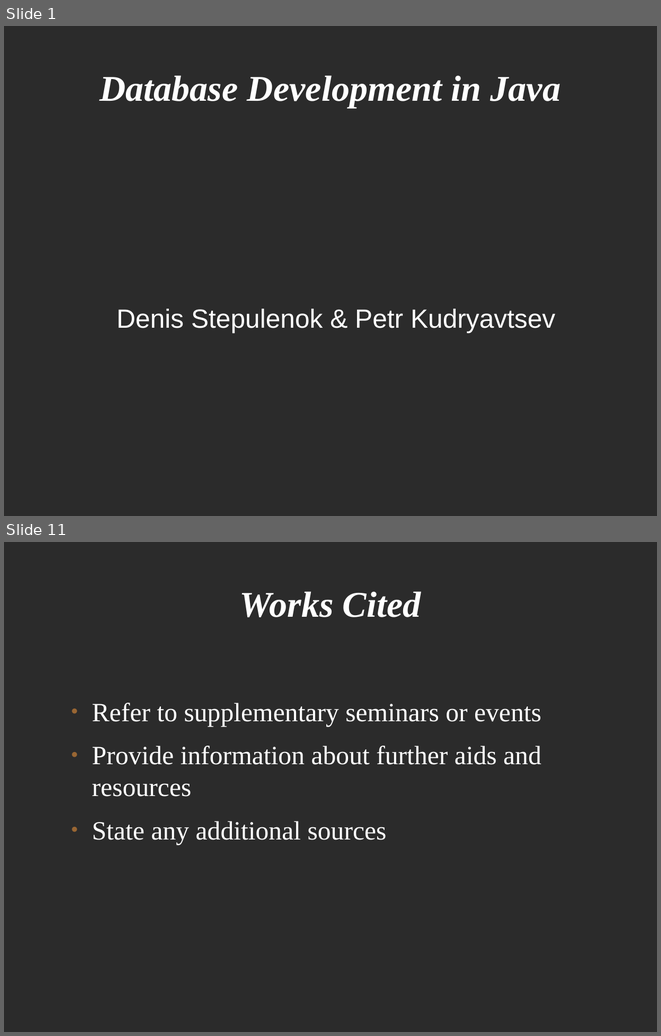
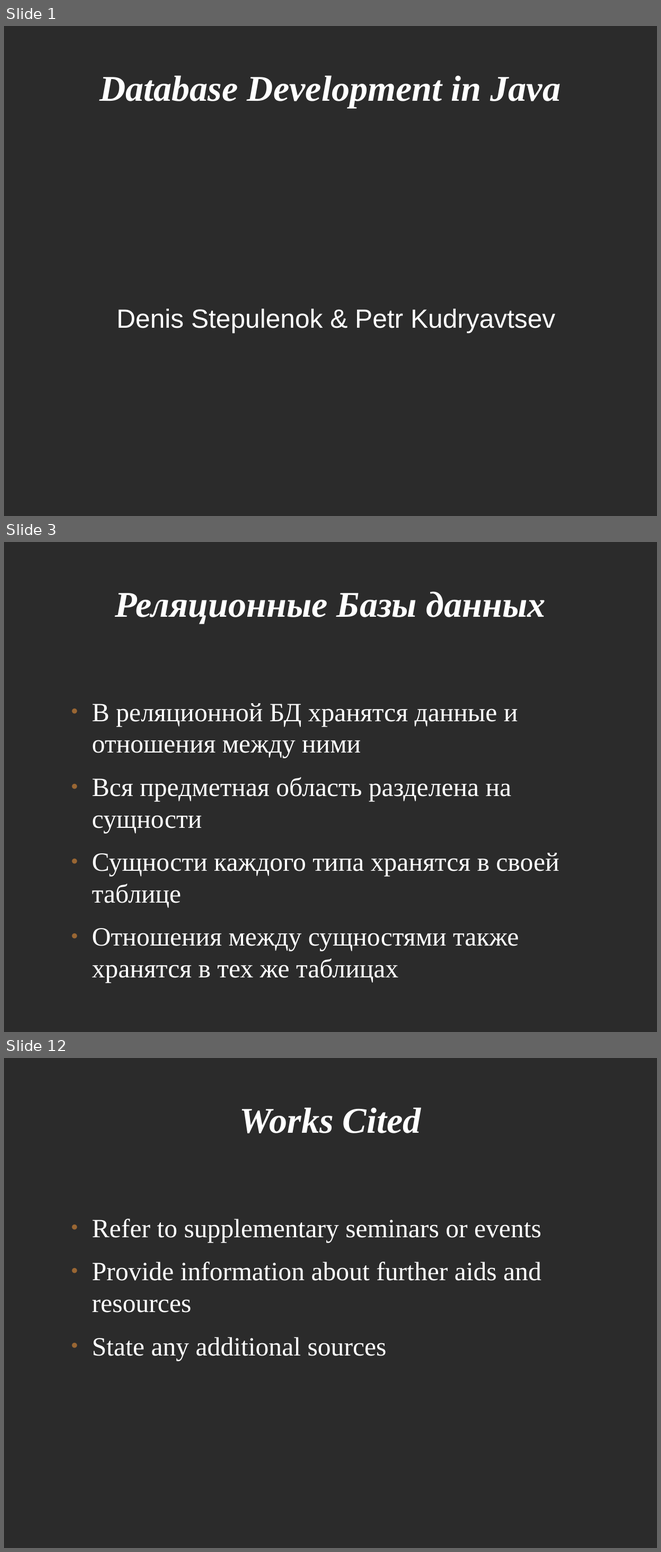
Before and after one commit to levelp/java, a slide deck: Java Databases.odp. Shown one above the other, each under a label of ours: slides 1 and 11 before the commit, slides 1, 3 and 12 after it; the slides between them are not shown. The pictures are 661x1036 and 661x1552 pixels, drawn with LibreOffice and Linux fonts; fonts in the diff are those of the drawing; background and template pictures are left out; a plain dark background stands for a picture behind light text. Boxes give left, top, right and bottom in pixels: in the first picture for what was removed or moved away, otherwise in the second. Text is boxed around its words. In the diff, an @@ line names an element or a change of style, - is before the commit and + after.

```diff
--- a/Java Databases.odp
+++ b/Java Databases.odp
@@ slide 3 added at [4,542,657,1032], background picture (left out) @@
@@ title added at [115,591,545,624], 44 pt, text #FFFFFF, bold, italic @@
+Реляционные Базы данных
@@ text added at [92,703,559,982], 32 pt, text #FFFFFF @@
+● В реляционной БД хранятся данные и отношения между ними
+● Вся предметная область разделена на сущности
+● Сущности каждого типа хранятся в своей таблице
+● Отношения между сущностями также хранятся в тех же таблицах
@@ what was slide 11 is now slide 12 @@
```
Also in this commit, not shown: 9 other slides added, 9 slides removed, 1 other file.
